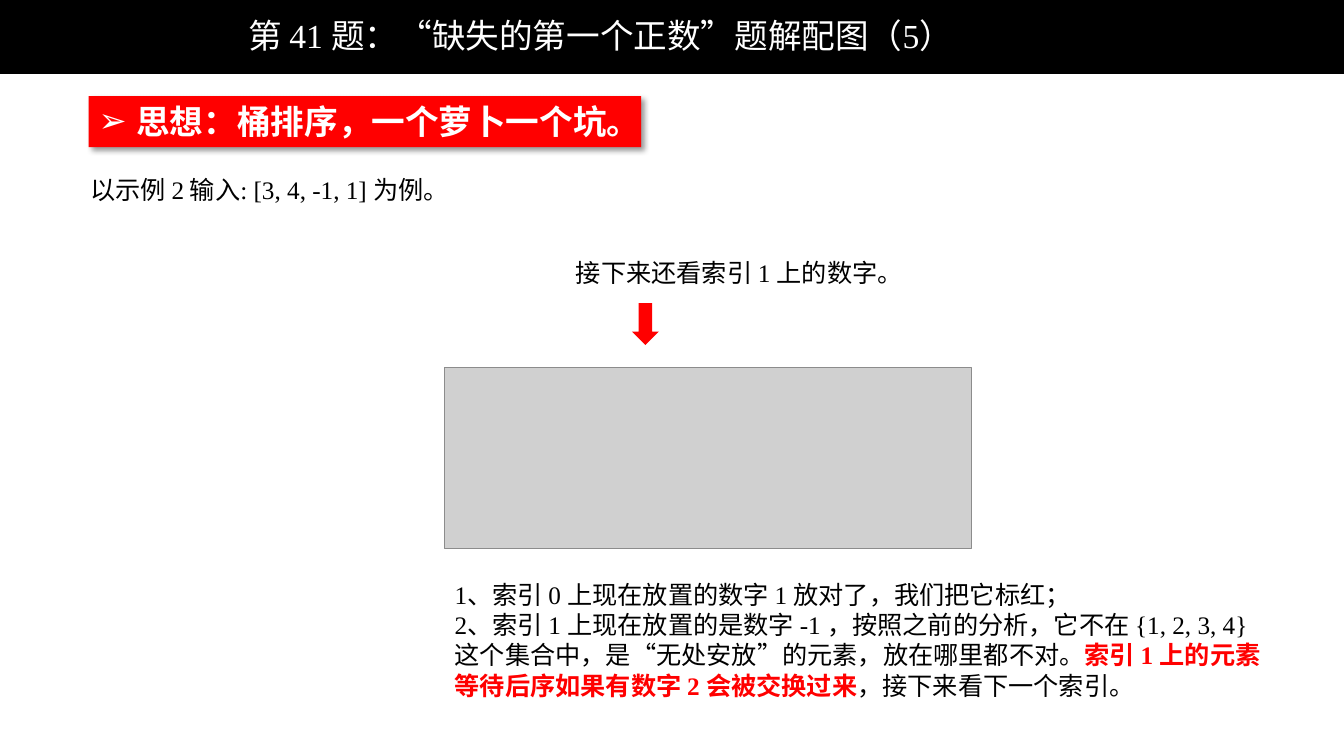
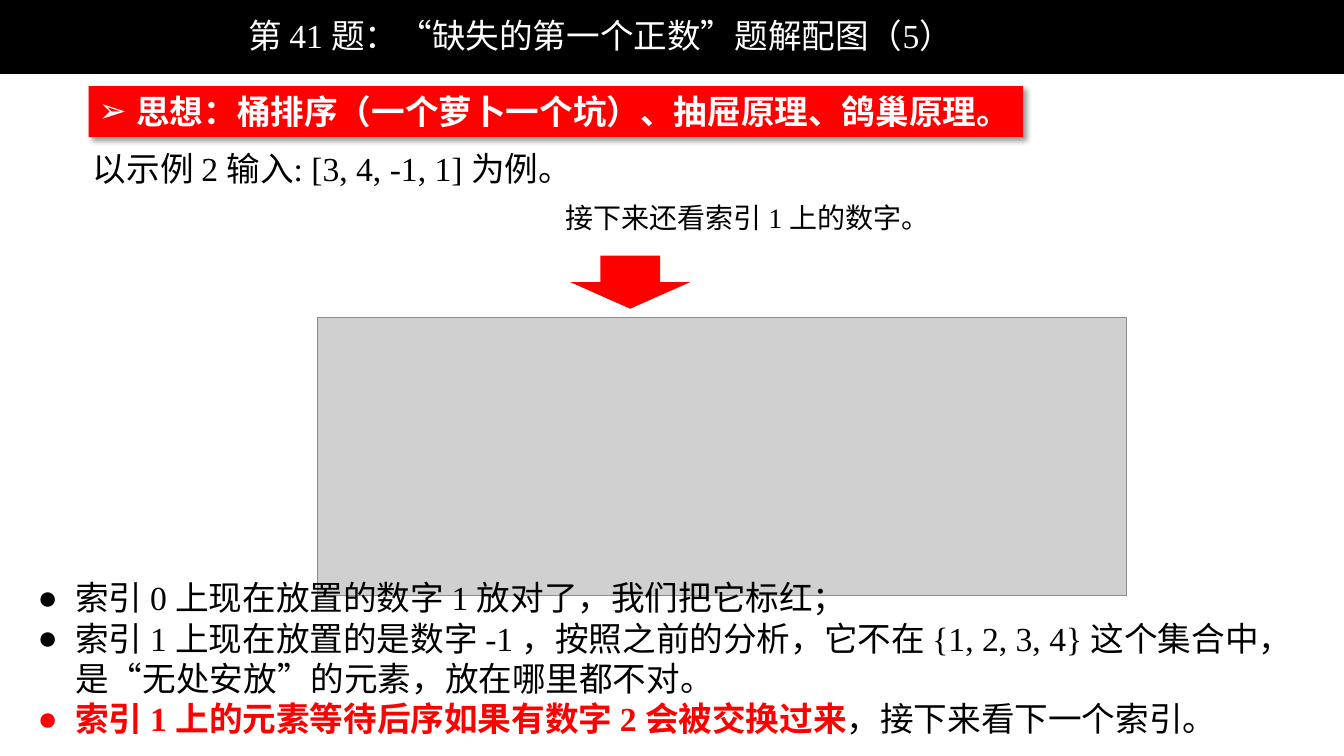
Before and after one commit to liweiwei1419/LeetCode-Solution-PPT, a slide deck: slide 5 of 0001-0100/LeetCode 第 41 题：“缺失的第一个正数”题解配图.pptx. Drawn at 1344x756 pixels with LibreOffice and Linux fonts; fonts in the diff are those of the drawing; grey boxes stand for pictures; background and template pictures are left out. Boxes give left, top, right and bottom in pixels: in the first picture for what was removed or moved away, otherwise in the second. Text is boxed around its words. In the diff, an @@ line names an element or a change of style, - is before the commit and + after.

```diff
--- a/0001-0100/LeetCode 第 41 题：“缺失的第一个正数”题解配图.pptx
+++ b/0001-0100/LeetCode 第 41 题：“缺失的第一个正数”题解配图.pptx
@@ rectangle "思想：桶排序（一个萝卜一个坑）、抽屉原理、鸽巢原理。": place and size @@
-rectangle "思想：桶排序（一个萝卜一个坑）、抽屉原理、鸽巢原理。" at [89, 97, 641, 147]
+rectangle "思想：桶排序（一个萝卜一个坑）、抽屉原理、鸽巢原理。" at [89, 86, 1023, 136]
@@ text in rectangle at [136, 95, 1010, 128]: text changed @@
-➢ 思想：桶排序，一个萝卜一个坑。
+➢ 思想：桶排序（一个萝卜一个坑）、抽屉原理、鸽巢原理。
@@ text "以示例 2 输入: [3, 4, ...": place and size @@
-text "以示例 2 输入: [3, 4, ..." at [90, 178, 449, 203]
+text "以示例 2 输入: [3, 4, ..." at [93, 153, 572, 186]
@@ text "以示例 2 输入: [3, 4, ..." at [93, 153, 572, 186]: size 18 to 24 pt; font Calibri to Times New Roman in "以示例 输入: 为例。" @@
@@ text "接下来还看索引 1 上的数字。": place and size @@
-text "接下来还看索引 1 上的数字。" at [576, 260, 903, 284]
+text "接下来还看索引 1 上的数字。" at [566, 204, 929, 231]
@@ text "接下来还看索引 1 上的数字。" at [566, 204, 929, 231]: size 18 to 20 pt @@
@@ down arrow: place and size @@
-down arrow at [632, 303, 659, 346]
+down arrow at [571, 256, 691, 310]
@@ picture: place and size @@
-picture at [445, 368, 971, 548]
+picture at [318, 318, 1126, 596]
@@ text at [75, 576, 1293, 735]: text changed; size 18 to 24 pt @@
-1、索引 0 上现在放置的数字 1 放对了，我们把它标红；
-2、索引 1 上现在放置的是数字 -1 ，按照之前的分析，它不在 {1, 2, 3, 4} 这个集合中，是“无处安放”的元素，放在哪里都不对。索引 1 上的元素等待后序如果有数字 2 会被交换过来，接下来看下一个索引。
+● 索引 0 上现在放置的数字 1 放对了，我们把它标红；
+● 索引 1 上现在放置的是数字 -1 ，按照之前的分析，它不在 {1, 2, 3, 4} 这个集合中，是“无处安放”的元素，放在哪里都不对。
+● 索引 1 上的元素等待后序如果有数字 2 会被交换过来，接下来看下一个索引。
```
Also in this commit, not shown: 7 other slides changed.
